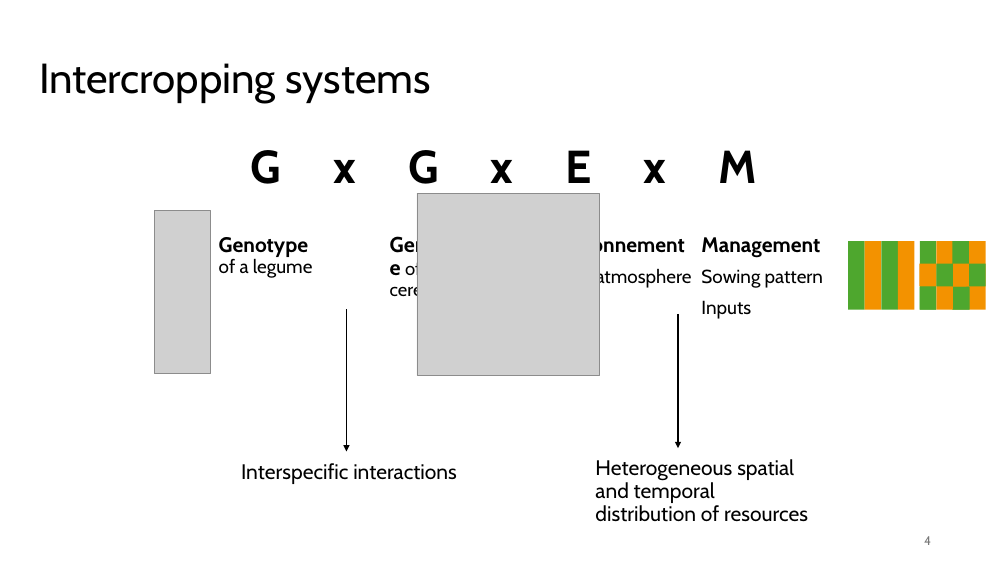
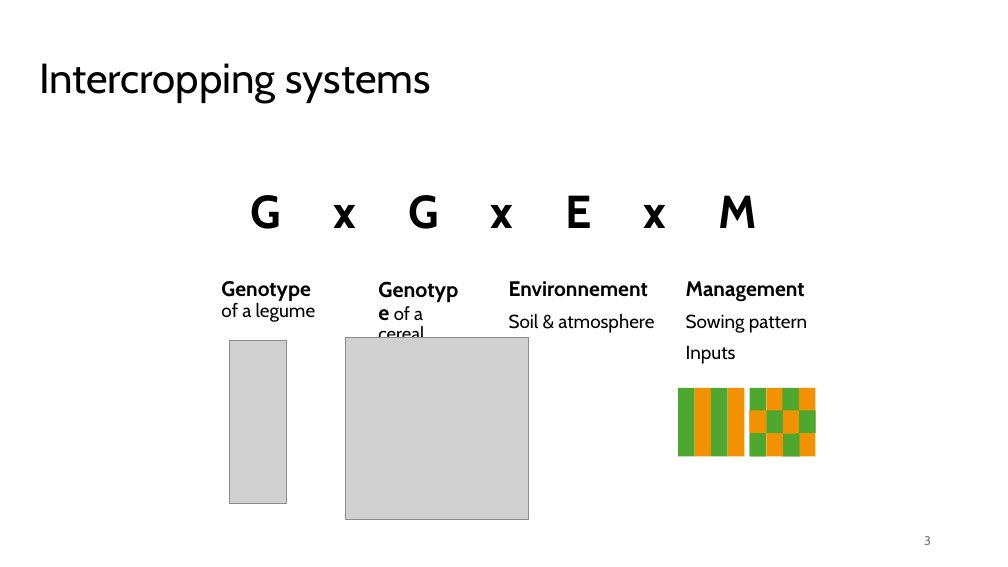
Before and after one commit to orianebro/PhD_Oriane, a slide deck: slide 3 of resources/ppt_reu_PhenoMEn_19_11_2024.pptx (slide 4 before the commit). Drawn at 1008x567 pixels with LibreOffice and Linux fonts; fonts in the diff are those of the drawing; grey boxes stand for pictures. Boxes give left, top, right and bottom in pixels: in the first picture for what was removed or moved away, otherwise in the second. Text is boxed around its words. In the diff, an @@ line names an element or a change of style, - is before the commit and + after.

```diff
--- a/resources/ppt_reu_PhenoMEn_19_11_2024.pptx
+++ b/resources/ppt_reu_PhenoMEn_19_11_2024.pptx
@@ text "G x G x E ..." rewrapped from <box>251,150,757,194</box> to <box>251,195,757,229</box> @@
@@ text "Genotype of a legume" rewrapped from <box>253,258,313,278</box> to <box>394,306,423,320</box> @@
@@ text "Genotype of a cereal" rewrapped from <box>219,237,436,300</box> to <box>221,281,424,338</box> @@
@@ text "Environnement": place and size @@
-text "Environnement" at <box>546,234,692,289</box>
+text "Environnement" at <box>509,281,654,333</box>
@@ text "Management": place and size @@
-text "Management" at <box>701,237,823,319</box>
+text "Management" at <box>686,281,807,364</box>
@@ arrow removed from (346, 309) to (346, 451) @@
@@ arrow removed from (678, 314) to (678, 448) @@
@@ picture: place and size @@
-picture at <box>154,210,211,374</box>
+picture at <box>229,340,286,504</box>
@@ picture: place and size @@
-picture at <box>417,193,600,375</box>
+picture at <box>346,337,529,520</box>
@@ 15 rectangles: place and size @@
-15 rectangles at <box>848,241,986,310</box>
+15 rectangles at <box>678,388,816,457</box>
@@ text removed at <box>241,463,457,484</box> @@
-Interspecific interactions
@@ text removed at <box>595,459,808,522</box> @@
-Heterogeneous spatial and temporal distribution of resources
@@ page number at <box>924,536,931,545</box>: text changed @@
-4
+3
```
Also in this commit, not shown: 19 other slides changed, 1 slide added, 12 slides removed, 8 other files.
